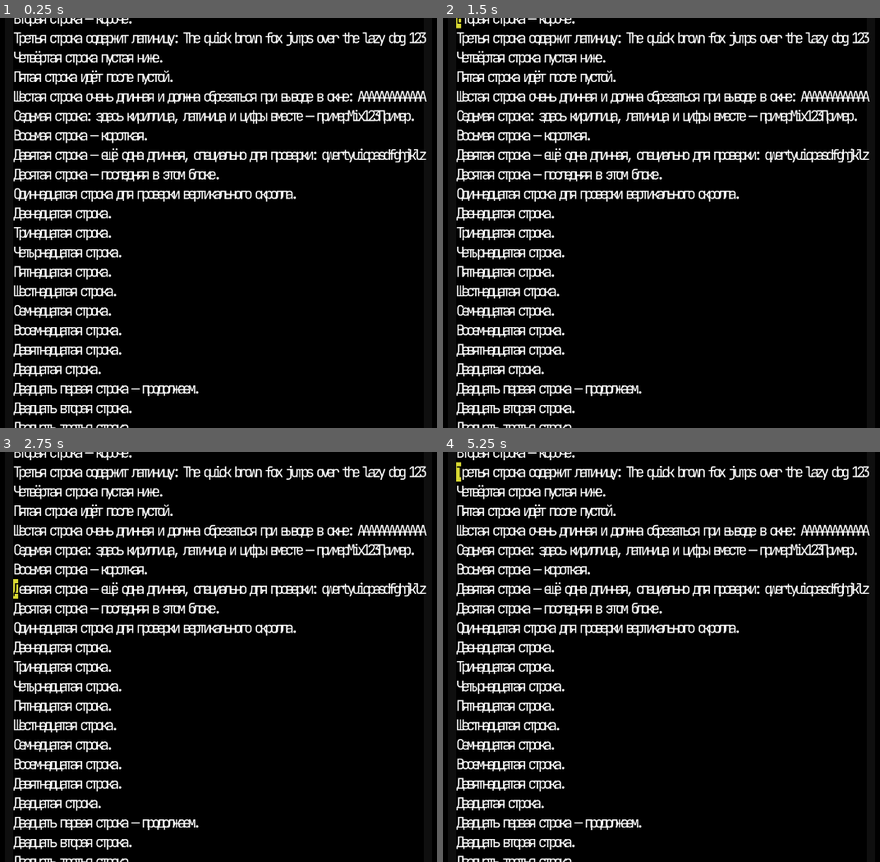
Above: before the commit, frames 1-4 (two rows, left to right).
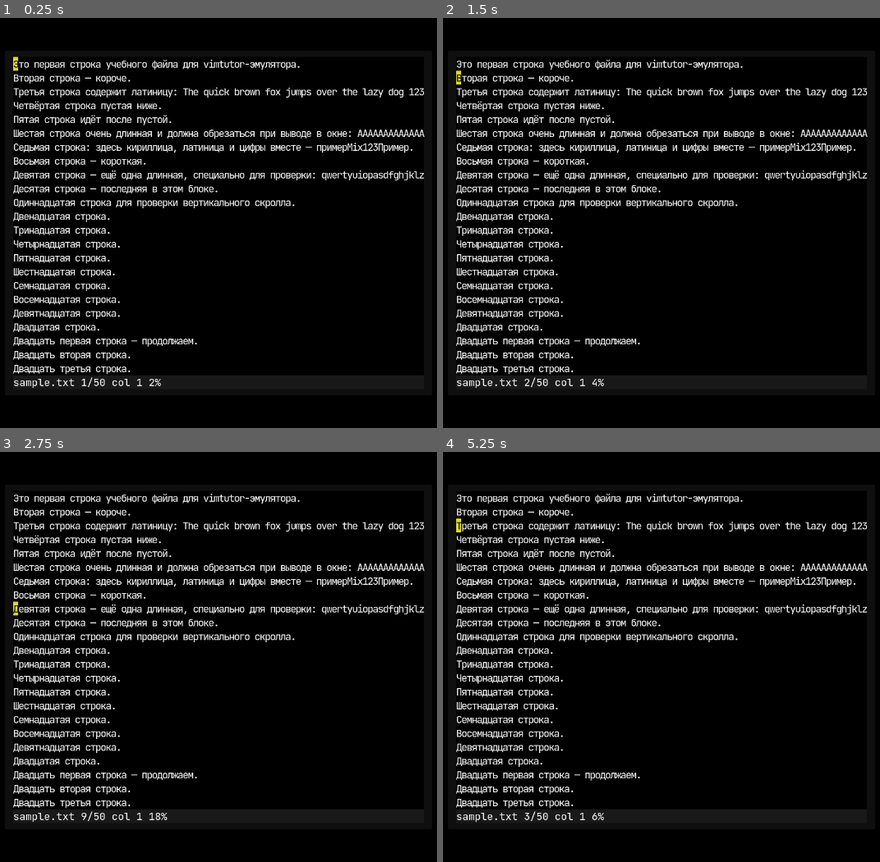
Above: after the commit, the same moments.

Repository: maeshchenko/godot-vimtutor
Game: Godot game, scene res://vim_tutor_root.tscn
Two runs of this game, one before a commit and one after it. Both use one fixed random seed, a clock stepped at 60 frames per second and the inputs below.
Inputs:
- Up to frame 1 (0.25 s): no input
- Up to frame 2 (1.5 s): tap Enter at 0.5 s; hold Right (ui_right) 0.53-1.28 s; hold K 0.53-1.28 s; tap Space at 1.25 s; hold Down (ui_down) from 1.28 s (still down); tap J at 1.35 s
- Up to frame 3 (2.75 s): release Down (ui_down) at 2.03 s; hold Right (ui_right) from 2.03 s (still down); hold H from 2.03 s (still down)
- Up to frame 4 (5.25 s): tap Enter at 2.75, 5 s; release Right (ui_right) at 2.78 s; release H at 2.78 s; hold Up (ui_up) 2.78-3.53 s; tap L at 2.85 s; hold K 3.53-4.28 s; hold Left (ui_left) 3.53-5.03 s; tap Space at 4.25 s; tap J at 4.35 s; hold Down (ui_down) from 5.03 s (still down); hold H from 5.03 s (still down)

The runs differ from the first frame. In frame 1, 22% of the frame differs, in the area x 3-98%, y 0-100%; in frame 2, 22%; in frame 3, 22%; in frame 4, 22%.

Commit message:
decrease font_size

Diff:
--- a/text_grid.gd
+++ b/text_grid.gd
@@ -36,7 +36,7 @@
 # нужно чтобы точно знать размеры символов, чтобы дальше расчитать сетку
 func resolve_font_metrics() -> void:
 	font = load("res://assets/fonts/JetBrainsMono-Regular.ttf")
-	font_size = 28
+	font_size = 20
 
 	char_w = font.get_string_size("M", font_size).x
 	char_h = font.get_height(font_size)
